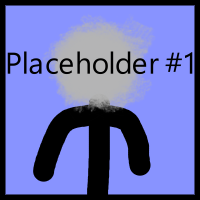
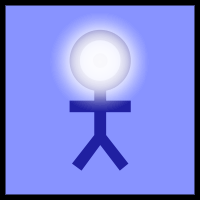
Before/after of a 200 × 200 layered artwork. What changed in the layer stack:
added layer "Paint Layer 5" above "Vector Layer 1" over [7, 13, 192, 128]
hid "Paint Layer 3" over [7, 13, 192, 195]
painted on "Paint Layer 1" over [7, 13, 193, 195]
painted on "Paint Layer 2" over [7, 13, 193, 195]
